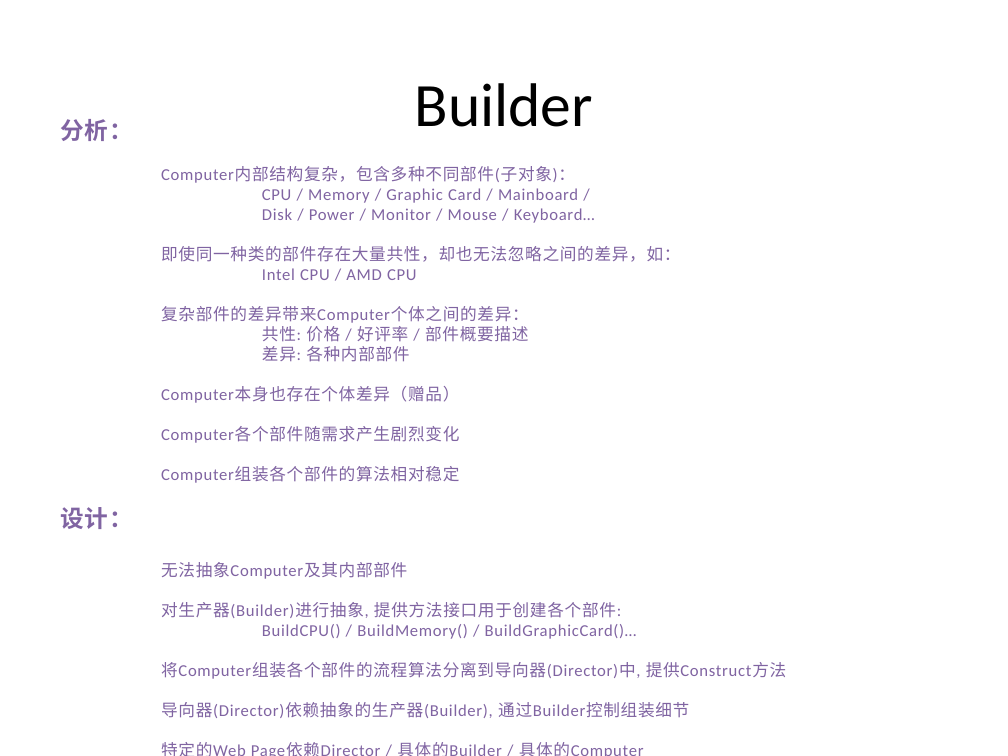
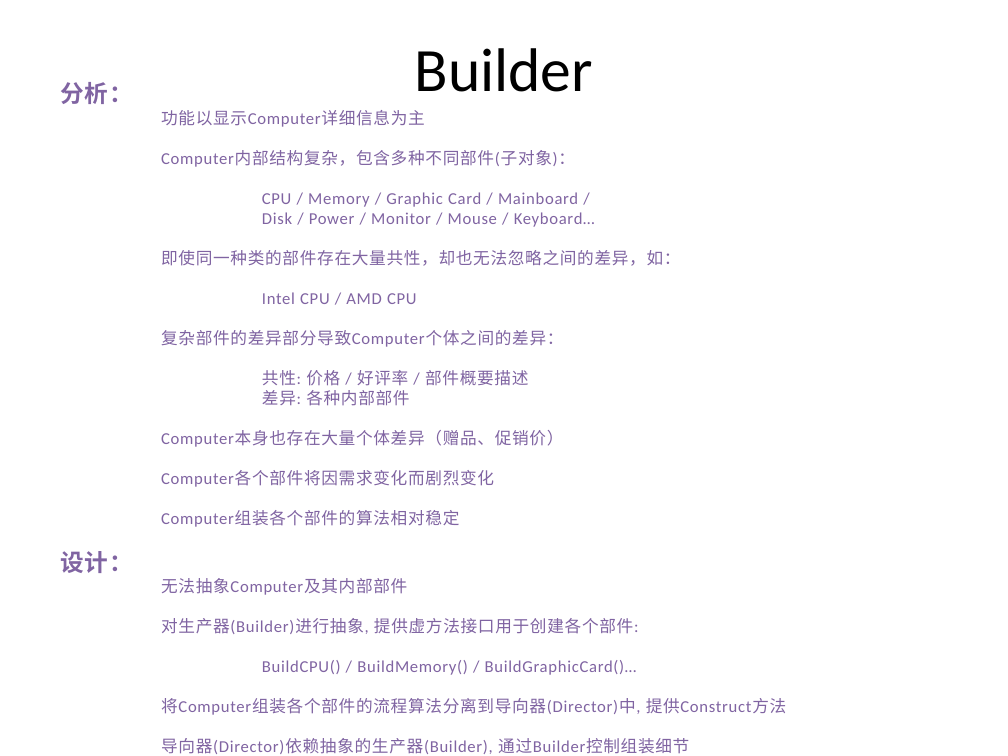
Before and after one commit to PlumpMath/DesignPattern-956, a slide deck: slide 7 of _Doc/DesignPattern.P2.Creational(Bulder).pptx. Drawn at 1008x756 pixels with LibreOffice and Linux fonts; fonts in the diff are those of the drawing. Boxes give left, top, right and bottom in pixels: in the first picture for what was removed or moved away, otherwise in the second. Text is boxed around its words. In the diff, an @@ line names an element or a change of style, - is before the commit and + after.

Commit message:
Updated Builder PPT.

```diff
--- a/_Doc/DesignPattern.P2.Creational(Bulder).pptx
+++ b/_Doc/DesignPattern.P2.Creational(Bulder).pptx
@@ title "Builder": place and size @@
-title "Builder" at <box>415,83,593,127</box>
+title "Builder" at <box>415,48,593,92</box>
@@ text "分析：": place and size @@
-text "分析：" at <box>60,167,787,718</box>
+text "分析：" at <box>60,82,787,754</box>
@@ text at <box>161,110,425,127</box>: paragraph added @@
+功能以显示Computer详细信息为主
@@ text at <box>161,330,563,347</box>: text changed @@
-复杂部件的差异带来Computer个体之间的差异：
+复杂部件的差异部分导致Computer个体之间的差异：
@@ text at <box>161,430,563,487</box>: text changed @@
-Computer本身也存在个体差异（赠品）
-Computer各个部件随需求产生剧烈变化
+Computer本身也存在大量个体差异（赠品、促销价）
+Computer各个部件将因需求变化而剧烈变化
@@ text at <box>161,618,639,634</box>: text changed @@
-对生产器(Builder)进行抽象, 提供方法接口用于创建各个部件:
+对生产器(Builder)进行抽象, 提供虚方法接口用于创建各个部件:
```
Also in this commit, not shown: 19 other slides changed.
